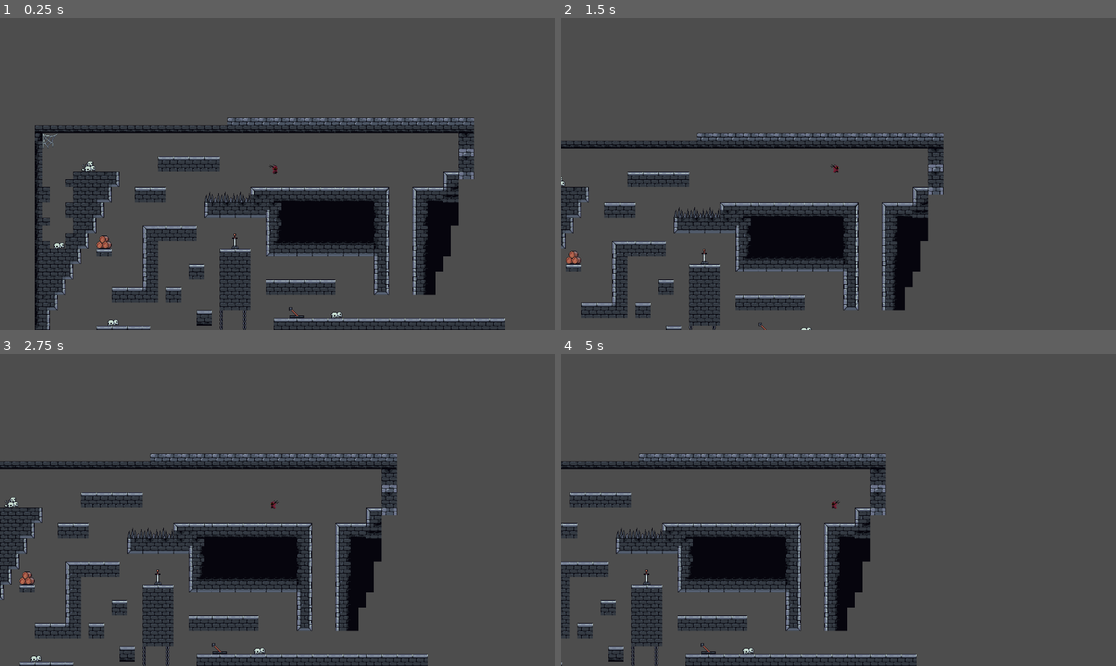
Above: before the commit, frames 1-4 (two rows, left to right).
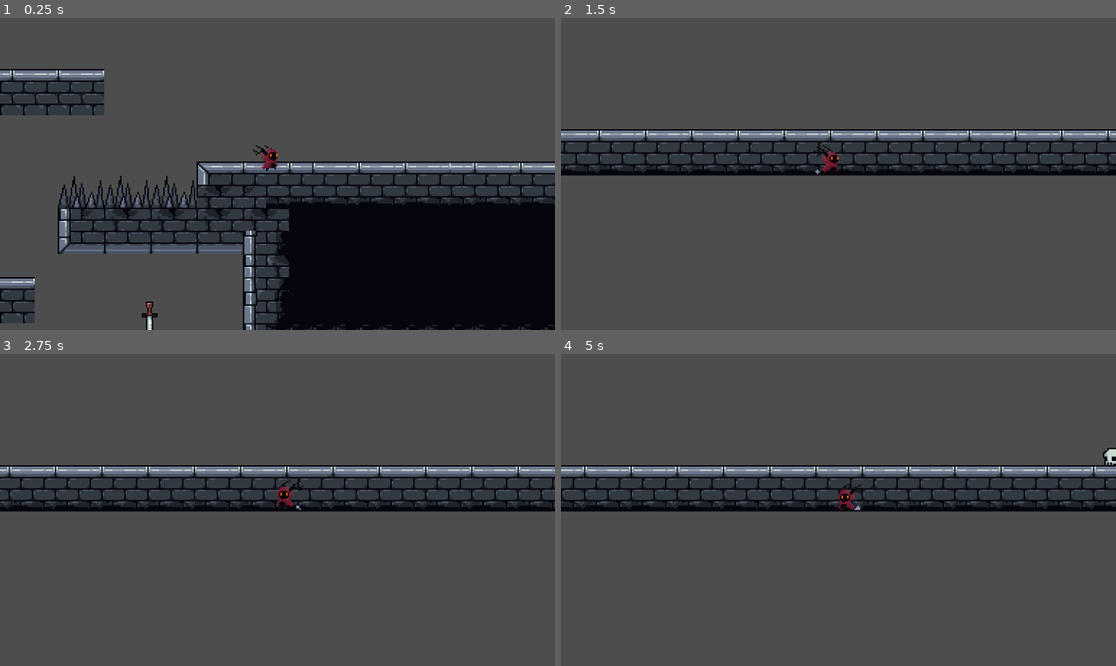
Above: after the commit, the same moments.

Repository: SinaEhsanzadeh/BugsBuzzy
Game: Godot game, scene res://Scenes/Main.tscn
Two runs of this game, one before a commit and one after it. Both use one fixed random seed, a clock stepped at 60 frames per second and the inputs below.
Inputs:
- Up to frame 1 (0.25 s): no input
- Up to frame 2 (1.5 s): tap Enter (ui_accept) at 0.5, 0.77, 0.8, 1.07, 1.35 s; hold Right (ui_right) from 0.53 s (still down); tap Space (attack, bound only after the commit) at 0.6 s
- Up to frame 3 (2.75 s): tap Enter (ui_accept) at 1.52, 1.82, 2.3 s; tap Space (attack, bound only after the commit) at 1.55, 2.1 s; release Right (ui_right) at 2.03 s; hold Left (ui_left) from 2.03 s (still down)
- Up to frame 4 (5 s): release Left (ui_left) at 2.78 s; hold Right (ui_right) 2.78-4.28 s; tap Space (attack, bound only after the commit) at 2.85, 4.35 s; tap Enter (ui_accept) at 3.02, 3.32, 3.6, 3.77, 4.07, 4.52, 4.82 s; hold Left (ui_left) from 4.28 s (still down)

The runs differ from the first frame. In frame 1, 41% of the frame differs, in the area x 0-100%, y 16-100%; in frame 2, 25%; in frame 3, 28%; in frame 4, 26%.

Commit message:
feat: add player slash animation

Diff:
--- a/bugs-buzzy/Scenes/Main.tscn
+++ b/bugs-buzzy/Scenes/Main.tscn
@@ -626,6 +626,8 @@
 [node name="Player" parent="." instance=ExtResource("1_r150o")]
 
 [node name="StaticBody2D" type="StaticBody2D" parent="."]
+position = Vector2(8, 912)
 
 [node name="CollisionShape2D" type="CollisionShape2D" parent="StaticBody2D"]
+position = Vector2(-5, -454)
 shape = SubResource("WorldBoundaryShape2D_r150o")
--- a/bugs-buzzy/Scenes/player.tscn
+++ b/bugs-buzzy/Scenes/player.tscn
@@ -1,7 +1,8 @@
-[gd_scene load_steps=25 format=3 uid="uid://bx7qva3b6o0pj"]
+[gd_scene load_steps=32 format=3 uid="uid://bx7qva3b6o0pj"]
 
 [ext_resource type="Script" uid="uid://c2gladtk28y4n" path="res://Scripts/character_body_2d.gd" id="1_cvnsp"]
 [ext_resource type="Texture2D" uid="uid://c5t0wm0ci82je" path="res://Sprites/Player_Sheet.png" id="1_v0iea"]
+[ext_resource type="Texture2D" uid="uid://c7vl2ohtbftm3" path="res://Sprites/slash_sheet.png" id="3_6t5aa"]
 
 [sub_resource type="RectangleShape2D" id="RectangleShape2D_cvnsp"]
 size = Vector2(11, 15)
@@ -164,14 +165,65 @@
 "speed": 10.0
 }]
 
+[sub_resource type="RectangleShape2D" id="RectangleShape2D_6t5aa"]
+size = Vector2(11, 14)
+
+[sub_resource type="AtlasTexture" id="AtlasTexture_wpjfl"]
+atlas = ExtResource("3_6t5aa")
+region = Rect2(0, 0, 128, 128)
+
+[sub_resource type="AtlasTexture" id="AtlasTexture_bi64h"]
+atlas = ExtResource("3_6t5aa")
+region = Rect2(128, 0, 128, 128)
+
+[sub_resource type="AtlasTexture" id="AtlasTexture_2ijsl"]
+atlas = ExtResource("3_6t5aa")
+region = Rect2(256, 0, 128, 128)
+
+[sub_resource type="AtlasTexture" id="AtlasTexture_p1odr"]
+atlas = ExtResource("3_6t5aa")
+region = Rect2(384, 0, 128, 128)
+
+[sub_resource type="SpriteFrames" id="SpriteFrames_0gysh"]
+animations = [{
+"frames": [{
+"duration": 1.0,
+"texture": null
+}],
+"loop": true,
+"name": &"default",
+"speed": 5.0
+}, {
+"frames": [{
+"duration": 1.0,
+"texture": SubResource("AtlasTexture_wpjfl")
+}, {
+"duration": 1.0,
+"texture": SubResource("AtlasTexture_bi64h")
+}, {
+"duration": 1.0,
+"texture": SubResource("AtlasTexture_2ijsl")
+}, {
+"duration": 1.0,
+"texture": SubResource("AtlasTexture_p1odr")
+}, {
+"duration": 1.0,
+"texture": null
+}],
+"loop": false,
+"name": &"slash",
+"speed": 16.0
+}]
+
 [node name="Player" type="Node2D"]
 
 [node name="CharacterBody2D" type="CharacterBody2D" parent="."]
-position = Vector2(-7, -10)
+position = Vector2(-7, -3)
 script = ExtResource("1_cvnsp")
 
 [node name="Camera2D" type="Camera2D" parent="CharacterBody2D"]
 position = Vector2(7, 10)
+zoom = Vector2(3, 3)
 
 [node name="CollisionShape2D" type="CollisionShape2D" parent="CharacterBody2D"]
 position = Vector2(1.5, 2.5)
@@ -182,3 +234,21 @@
 sprite_frames = SubResource("SpriteFrames_f1ek2")
 autoplay = "default"
 frame_progress = 0.4714058
+
+[node name="Hurtbox" type="Area2D" parent="CharacterBody2D"]
+position = Vector2(7, 10)
+
+[node name="CollisionShape2D" type="CollisionShape2D" parent="CharacterBody2D/Hurtbox"]
+position = Vector2(5.5, -7)
+shape = SubResource("RectangleShape2D_6t5aa")
+
+[node name="AnimatedSprite2D" type="AnimatedSprite2D" parent="CharacterBody2D/Hurtbox"]
+position = Vector2(7, -7)
+scale = Vector2(0.25, 0.25)
+sprite_frames = SubResource("SpriteFrames_0gysh")
+animation = &"slash"
+autoplay = "default"
+frame = 4
+frame_progress = 1.0
+
+[connection signal="area_entered" from="CharacterBody2D/Hurtbox" to="CharacterBody2D" method="_on_hurtbox_area_entered"]
--- a/bugs-buzzy/Scripts/character_body_2d.gd
+++ b/bugs-buzzy/Scripts/character_body_2d.gd
@@ -1,10 +1,18 @@
 extends CharacterBody2D
 
 @onready var sprite = $AnimatedSprite2D
-
+@onready var attacking = false
+@onready var isgoingleft = false
+@onready var hurtboxsprite = $Hurtbox/AnimatedSprite2D
 const SPEED = 200.0
 const JUMP_VELOCITY = -300.0
 
+func _process(delta):
+	if Input.is_action_just_pressed("attack"):
+		attack()
+
+func attack():
+	hurtboxsprite.play("slash")
 
 func _physics_process(delta: float) -> void:
 
@@ -13,7 +21,7 @@
 		sprite.play("jump")
 
 
-	if Input.is_action_just_pressed("ui_accept") and is_on_floor():
+	if Input.is_action_just_pressed("ui_up") and is_on_floor():
 		sprite.play("jump")
 		velocity.y = JUMP_VELOCITY
 
@@ -22,10 +30,25 @@
 		velocity.x = direction * SPEED
 		if not velocity.y:
 			sprite.play("move")
-		sprite.flip_h = direction < 0
+
+		if direction < 0 and not isgoingleft:
+			self.scale.x = -1
+			isgoingleft = true
+
+		if direction > 0 and isgoingleft:
+			self.scale.x = -1
+			isgoingleft = false
+
+
+
 	else:
 		velocity.x = move_toward(velocity.x, 0, SPEED)
 		if is_on_floor():
 			sprite.play("default")
 
 	move_and_slide()
+
+
+func _on_hurtbox_area_entered(area: Area2D) -> void:
+	if area.is_in_group("enemy"):
+		pass
--- a/bugs-buzzy/project.godot
+++ b/bugs-buzzy/project.godot
@@ -11,7 +11,7 @@
 [application]
 
 config/name="BugsBuzzy"
-run/main_scene="uid://ceflncs0arit4"
+run/main_scene="uid://dac62g6cjwoem"
 config/features=PackedStringArray("4.5", "Forward Plus")
 config/icon="res://Sprites/icon.svg"
 <<<<<<<HEADrun/main_scene="uid://bbpg1nmv3p2gw"
@@ -20,6 +20,14 @@
 
 project/assembly_name="BugsBuzzy"
 
+[input]
+
+attack={
+"deadzone": 0.2,
+"events": [Object(InputEventKey,"resource_local_to_scene":false,"resource_name":"","device":-1,"window_id":0,"alt_pressed":false,"shift_pressed":false,"ctrl_pressed":false,"meta_pressed":false,"pressed":false,"keycode":0,"physical_keycode":32,"key_label":0,"unicode":32,"location":0,"echo":false,"script":null)
+]
+}
+
 [rendering]
 
 textures/canvas_textures/default_texture_filter=0
Not shown: 1 places in bugs-buzzy/Scenes/Main.tscn that only renumber resources
Binary file added: bugs-buzzy/Sprites/slash_sheet.png
Not shown, added: bugs-buzzy/Sprites/slash_sheet.png.import
